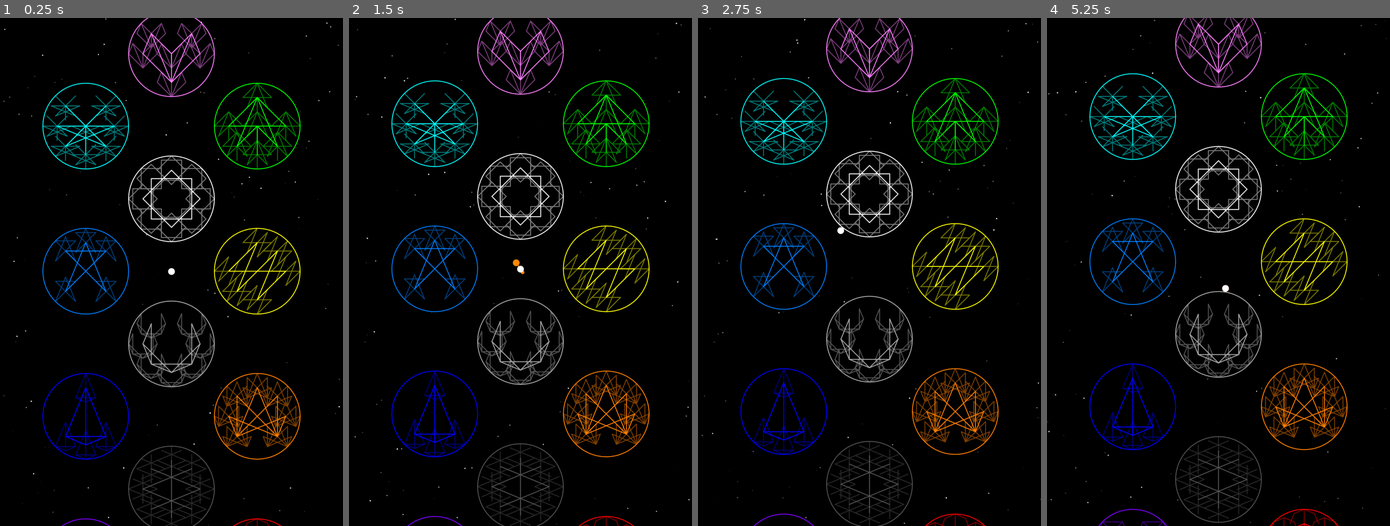
Above: before the commit, frames 1-4 (left to right).
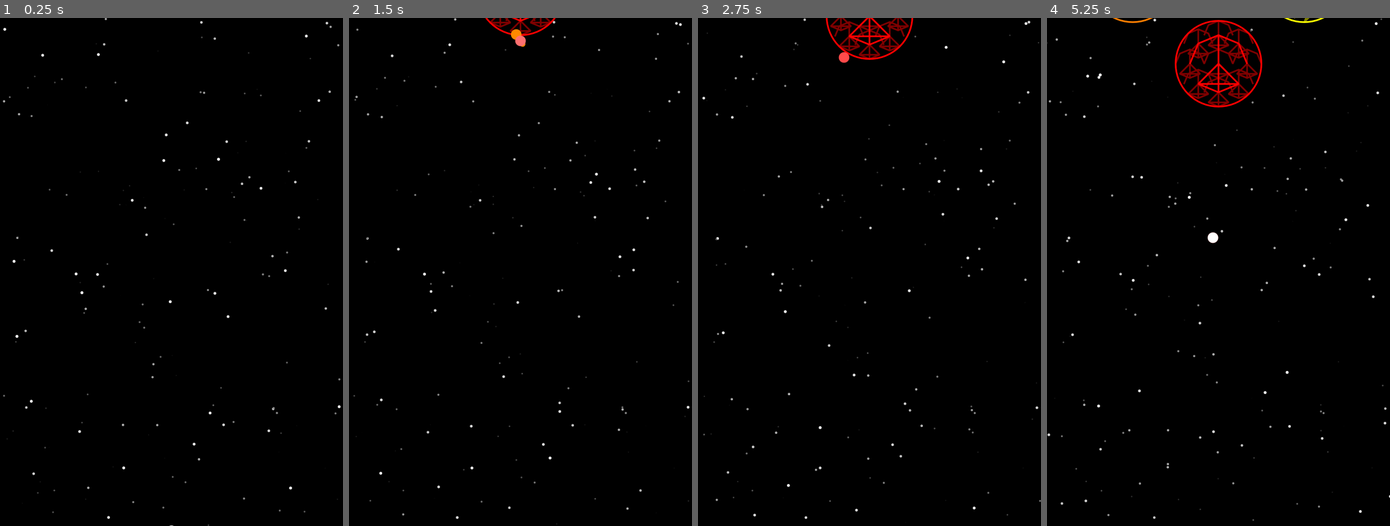
Above: after the commit, the same moments.

Repository: cursebinder22/space-golf-2d
Game: Godot game, scene res://main.tscn
The game is run twice, just before and just after one commit, with the same random seed, the same clock (stepped at 60 frames per second) and the same inputs.
Inputs (mouse positions are in pixels of both pictures, inside the frame that each line leads up to):
- Up to frame 1 (0.25 s): no input
- Up to frame 2 (1.5 s): tap Enter at 0.5 s; move the mouse to (595, 246) at 0.52 s; click (595, 246) at 0.67 s; drag from (451, 297) to (503, 373) at 1.27 s
- Up to frame 3 (2.75 s): move the mouse to (903, 160) at 2.02 s; click (903, 160) at 2.17 s
- Up to frame 4 (5.25 s): drag from (1201, 373) to (1115, 195) at 2.77 s; move the mouse to (1321, 348) at 3.52 s; click (1321, 348) at 3.67 s; drag from (1115, 195) to (1167, 145) at 4.27 s; move the mouse to (1235, 272) at 5.02 s; click (1235, 272) at 5.17 s

The runs differ from the first frame. In frame 1, 10% of the frame differs, in the area x 0-100%, y 0-100%; in frame 2, 11%; in frame 3, 11%; in frame 4, 12%.

Commit message:
Infinitely scrolling planets and reintroduced ball wrapping

Diff:
--- a/main.gd
+++ b/main.gd
@@ -1,32 +1,40 @@
 extends Node2D
 
-# stars
-var stars = []
+@onready var view_size = get_viewport().size
+@onready var min_view_size = min(view_size.x, view_size.y)
+
+# friction info
+const high_friction = .2
+const normal_friction = .1
+const low_friction = .01
+
+# planet info
+const drift_speed = 1
+var planets = []
+@onready var line_width = min_view_size / 2**8
+@onready var total_planets = Element.size()
+
+# star info
 const star_density = 1 / 10000.
-@onready var view_size = get_viewport().size
-@onready var total_stars = view_size.x * view_size.y * star_density
-const min_star_radius = .5
-const max_star_radius = 1.5
 const max_star_flux = 1
 const max_star_speed = 10
-const drift_speed = .1
-
-# planets
-const planet_rim_width = 1.5
-var planets = []
-var total_planets = Element.size()
-
-# ball
+var stars = []
+@onready var total_stars = view_size.x * view_size.y * star_density
+@onready var min_star_radius = line_width / 2**2
+@onready var max_star_radius = line_width
+
+# ball info
+@onready var normal_ball_radius = line_width * 2**2
 @onready var ball = {
-	'position': Vector2(view_size.x / 2, view_size.y / 2),
+	'position': Vector2(view_size.x / 2, -2 * normal_ball_radius),
 	'speed': 0,
 	'direction': Vector2.ZERO,
-	'radius': 10,
+	'radius': normal_ball_radius,
 	'planet': null,
 	'color': Color.WHITE
 }
 
-# aimer
+# aimer info
 var click_start_pos: Vector2
 var click_end_pos: Vector2
 var click_drag_pos: Vector2
@@ -35,13 +43,13 @@
 var line_end_pos: Vector2
 var drag_color: Color
 
-# elements
+# element info
 enum Element {EARTH, FIRE, ENERGY, NATURE, AIR, ICE, WATER, MAGIC, LOVE, LIGHT, MIGHT, SIGHT}
-var elements = {
+@onready var elements = {
 	Element.EARTH: {
-		'friction': 1,
-		'row': 7,
-		'column': 2,
+		'friction': low_friction,
+		'row': 0,
+		'column': 0,
 		'order': 1,
 		'color': Color(1,0,0),
 		'color_name': 'red',
@@ -61,9 +69,9 @@
 		}
 	},
 	Element.FIRE: {
-		'friction': .1,
-		'row': 5,
-		'column': 2,
+		'friction': low_friction,
+		'row': -1,
+		'column': -1,
 		'order': 2,
 		'color': Color(1,.5,0),
 		'color_name': 'orange',
@@ -81,9 +89,9 @@
 		}
 	},
 	Element.ENERGY: {
-		'friction': .01,
-		'row': 3,
-		'column': 2,
+		'friction': low_friction,
+		'row': -1,
+		'column': 1,
 		'order': 3,
 		'color': Color(1,1,0),
 		'color_name': 'yellow',
@@ -100,9 +108,9 @@
 		}
 	},
 	Element.NATURE: {
-		'friction': .1,
-		'row': 1,
-		'column': 2,
+		'friction': low_friction,
+		'row': -2,
+		'column': 0,
 		'order': 4,
 		'color': Color(0,1,0),
 		'color_name': 'green',
@@ -120,9 +128,9 @@
 		}
 	},
 	Element.AIR: {
-		'friction': .01,
-		'row': 1,
-		'column': 0,
+		'friction': low_friction,
+		'row': -3,
+		'column': -1,
 		'order': 5,
 		'color': Color(0,1,1),
 		'color_name': 'cyan',
@@ -141,9 +149,9 @@
 		}
 	},
 	Element.ICE: {
-		'friction': .01,
-		'row': 3,
-		'column': 0,
+		'friction': low_friction,
+		'row': -3,
+		'column': 1,
 		'order': 6,
 		'color': Color(0,.5,1),
 		'color_name': 'cerulean',
@@ -159,8 +167,8 @@
 		}
 	},
 	Element.WATER: {
-		'friction': .01,
-		'row': 5,
+		'friction': low_friction,
+		'row': -4,
 		'column': 0,
 		'order': 7,
 		'color': Color(0,0,1),
@@ -176,9 +184,9 @@
 		}
 	},
 	Element.MAGIC: {
-		'friction': .1,
-		'row': 7,
-		'column': 0,
+		'friction': low_friction,
+		'row': -5,
+		'column': -1,
 		'order': 8,
 		'color': Color(.5,0,1),
 		'color_name': 'purple',
@@ -195,8 +203,8 @@
 		}
 	},
 	Element.LOVE: {
-		'friction': .1,
-		'row': 0,
+		'friction': low_friction,
+		'row': -5,
 		'column': 1,
 		'order': 9,
 		'color': Color(1,0,1).lightened(.5),
@@ -214,9 +222,9 @@
 		}
 	},
 	Element.LIGHT: {
-		'friction': .1,
-		'row': 2,
-		'column': 1,
+		'friction': low_friction,
+		'row': -6,
+		'column': 0,
 		'order': 10,
 		'color': Color(1,1,1),
 		'color_name': 'white',
@@ -235,9 +243,9 @@
 		}
 	},
 	Element.MIGHT: {
-		'friction': .1,
-		'row': 4,
-		'column': 1,
+		'friction': low_friction,
+		'row': -7,
+		'column': -1,
 		'order': 11,
 		'color': Color(.67,.67,.67),
 		'color_name': 'gray',
@@ -255,8 +263,8 @@
 		}
 	},
 	Element.SIGHT: {
-		'friction': .1,
-		'row': 6,
+		'friction': low_friction,
+		'row': -7,
 		'column': 1,
 		'order': 12,
 		'color': Color(.33,.33,.33),
@@ -296,14 +304,16 @@
 			'radius': randf_range(min_star_radius, max_star_radius),
 			'flux_dir': [-1,1].pick_random()
 		})
+
 	# generate planets
 	for i in range(total_planets):
 		var element = Element.values()[i]
-		var planet_x = view_size.x / 4 + elements[element].column * view_size.x / 4
-		var planet_y = elements[element].row * view_size.y / 7 + view_size.y / 14
+		var planet_radius = min_view_size / 2**3
+		var planet_x = view_size.x / 2 + elements[element].column * planet_radius * 2
+		var planet_y = elements[element].row * view_size.y / 6 - planet_radius - line_width - normal_ball_radius * 2
 		planets.append({
 			'position': Vector2(planet_x, planet_y),
-			'radius': min(view_size.x, view_size.y) / 8,
+			'radius': planet_radius,
 			'element': element
 		})
 
@@ -330,47 +340,46 @@
 
 	# basic ball movement (before collision & wrapping)
 	ball.position += ball.speed * ball.direction
-	ball.position.y -= drift_speed # keeps ball from sliding behind planet motion
-
-	# planets: drift upward, wrap around screen -> randomize element
+	ball.position.y += drift_speed # keeps ball from sliding behind planet motion
+
+	# planets: drift downward, wrap around screen
 	for planet in planets:
-		planet.position.y -= drift_speed
-		if planet.position.y <= -planet.radius:
-			planet.position.y += view_size.y * 8/7
-			planet.element = Element.values().pick_random()
+		planet.position.y += drift_speed
+		if planet.position.y > view_size.y + planet.radius + line_width + 2 * normal_ball_radius:
+			planet.position.y -= view_size.y * 8/6
 
 		# transfer ownership if ball collision
 		var dist = ball.position.distance_to(planet.position)
-		var min_dist = ball.radius + planet.radius + planet_rim_width
+		var min_dist = ball.radius + planet.radius + line_width
 		if dist < min_dist:
 			ball.planet = planet
+
+	# wrap ball around screen edges
+	if ball.position.x < -ball.radius:
+		ball.position.x += view_size.x + 2 * ball.radius
+		ball.color.a = 0
+		ball.planet = null
+	elif ball.position.x > view_size.x + ball.radius:
+		ball.position.x -= view_size.x + 2 * ball.radius
+		ball.color.a = 0
+		ball.planet = null
+	if ball.position.y < -ball.radius:
+		ball.position.y += view_size.y + 2 * ball.radius
+		ball.color.a = 0
+		ball.planet = null
+	elif ball.position.y > view_size.y + ball.radius:
+		ball.position.y -= view_size.y + 2 * ball.radius
+		ball.color.a = 0
+		ball.planet = null
 
 	# planet-magnetized ball rolling behavior
 	if ball.planet != null:
 		var planet_to_ball_dir = (ball.position - ball.planet.position).normalized()
-		var min_dist = ball.radius + ball.planet.radius + planet_rim_width
+		var min_dist = ball.radius + ball.planet.radius + line_width/2
 		var tangent = Vector2.from_angle(planet_to_ball_dir.angle() + TAU/4)
 		ball.position = ball.planet.position + min_dist * planet_to_ball_dir
 		ball.speed *= (1 - elements[ball.planet.element].friction) * ball.direction.dot(tangent)
 		ball.direction = tangent
-
-	# wrap ball around screen edges
-	if ball.position.x <= -ball.radius:
-		ball.position.x += view_size.x + ball.radius * 2
-		ball.planet = null
-		ball.color.a = 0
-	if ball.position.x >= view_size.x + ball.radius:
-		ball.position.x -= view_size.x + 2 * ball.radius
-		ball.planet = null
-		ball.color.a = 0
-	if ball.position.y <= -ball.radius:
-		ball.position.y += ball.radius * 2 + view_size.y
-		ball.planet = null
-		ball.color.a = 0
-	if ball.position.y >= view_size.y + ball.radius:
-		ball.position.y -= ball.radius * 2 + view_size.y
-		ball.planet = null
-		ball.color.a = 0
 
 	# stars randomly wander
 	for star in stars:
@@ -405,7 +414,7 @@
 	# call draw function
 	queue_redraw()
 
-func draw_pattern(position: Vector2, element: Element, radius: float, color: Color, line_width: float = planet_rim_width):
+func draw_pattern(position: Vector2, element: Element, radius: float, color: Color, line_width: float = line_width):
 	for from_point in elements[element].pattern:
 		for to_point in elements[element].pattern[from_point]:
 			var from_point_pos = position + Vector2(
@@ -449,12 +458,12 @@
 		draw_pattern(planet.position, planet.element, planet.radius * 2/3, planet_color)
 
 		# planet surface rim
-		draw_circle(planet.position, planet.radius, planet_color, false, planet_rim_width, true)
+		draw_circle(planet.position, planet.radius, planet_color, false, line_width, true)
 
 	# drag line and dots
 	if draw_drag_line:
 		var dist = click_start_pos.distance_to(click_drag_pos)
-		var ratio = clamp(dist / min(view_size.x, view_size.y), 0, 1)
+		var ratio = clamp(dist / min_view_size, 0, 1)
 		if not fade_drag_line:
 			line_end_pos = ball.position - (click_drag_pos - click_start_pos) / 4
 			drag_color = Color.from_hsv(ratio, 1, 1)
@@ -462,7 +471,7 @@
 			drag_color.a -= .1
 			if drag_color.a <= 0:
 				draw_drag_line = false
-		draw_line(ball.position, line_end_pos, drag_color, planet_rim_width, true)
+		draw_line(ball.position, line_end_pos, drag_color, line_width * 1.5, true)
 		# big circle
 		draw_circle(line_end_pos, ball.radius, drag_color, true, -1.0, true)
 		draw_circle(line_end_pos, ball.radius/2, drag_color, true, -1.0, true)
